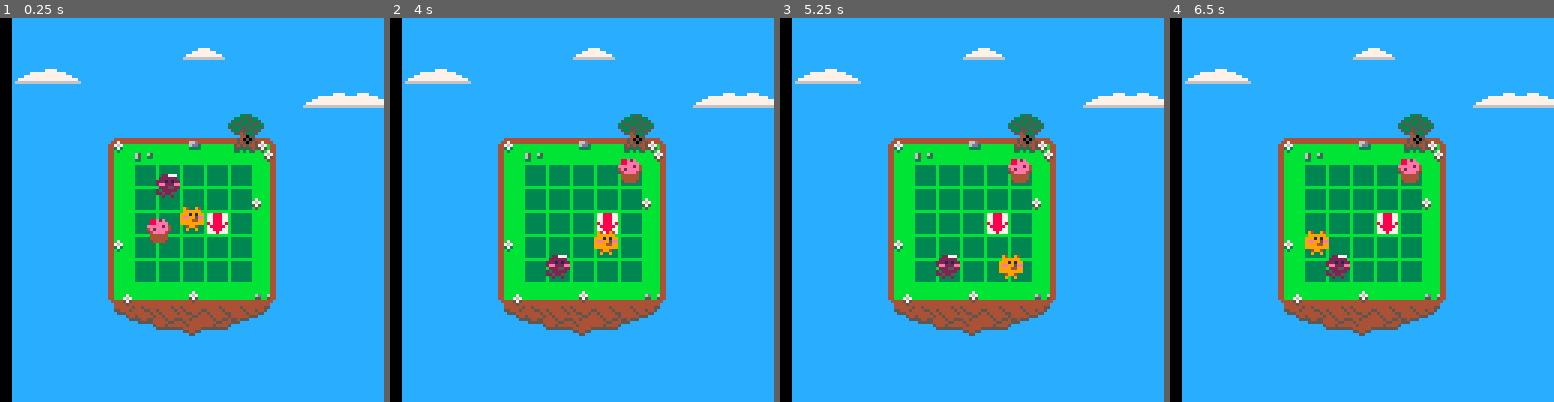
Above: before the commit, frames 1-4 (left to right).
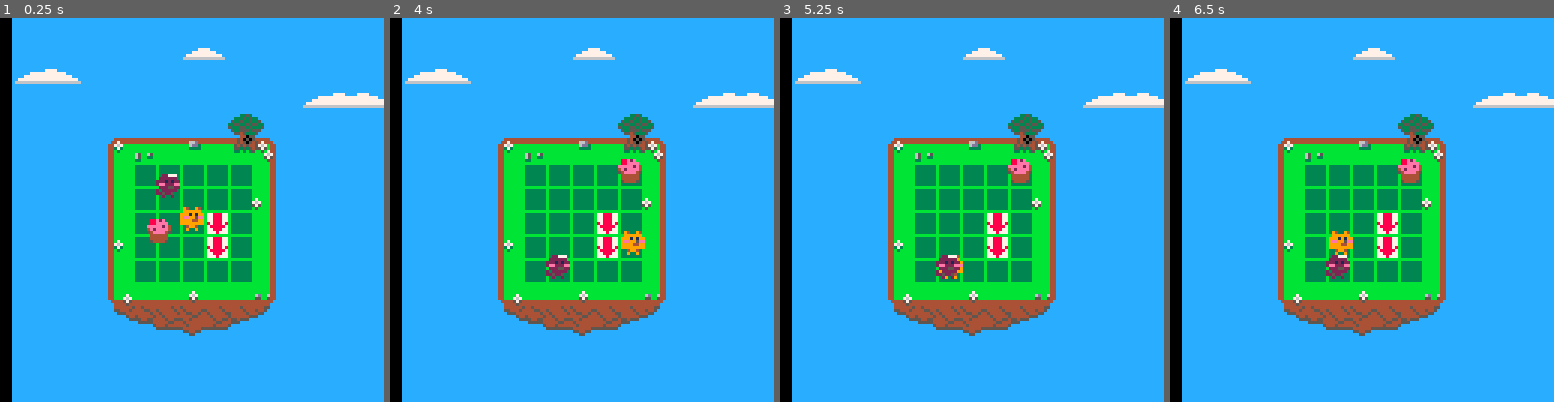
Above: after the commit, the same moments.

Repository: accidentalrebel/pico8-pop-puff
Game: PICO-8 cartridge pop-puff.p8
Two runs of this game, one before a commit and one after it. Both use one fixed random seed, a clock stepped at 60 frames per second and the inputs below.
Inputs:
- Up to frame 1 (0.25 s): no input
- Up to frame 2 (4 s): hold Left 1.97-2.37 s; hold Down 2.42-2.82 s; hold Right 2.87-3.53 s; hold Up from 3.58 s (still down)
- Up to frame 3 (5.25 s): release Up at 4.08 s; hold Right 4.13-4.53 s; hold Down 4.58-5.08 s; hold Left from 5.13 s (still down)
- Up to frame 4 (6.5 s): release Left at 5.8 s; hold Up 5.85-6.18 s; hold Left from 6.23 s (still down)

The runs differ from the first frame. In frame 1, 0.3% of the frame differs, in the area x 53-60%, y 57-63%; in frame 2, 0.7%; in frame 3, 0.6%; in frame 4, 0.9%, in the area x 35-60%, y 55-63%.

Commit message:
Can now set the direction of arrows.

Diff:
--- a/pop-puff.p8
+++ b/pop-puff.p8
@@ -3,6 +3,7 @@
 __lua__
 rectfill(0,0,127,127,5)
 
+-- globals
 tiles = {}
 players = {}
 tweens = {}
@@ -10,8 +11,18 @@
 board_cols = 5
 board_pad_x = 4.5
 board_pad_y = 5
+
+-- enums
 _x=1
 _y=2
+_pop=1
+_puff=2
+_cake=3
+_arrow=4
+_up=1
+_right=2
+_down=3
+_left=4
 
 function make_actor(tag,x,y,x_offset,y_offset,col,row,sprite)
    x = x or 0
@@ -35,6 +46,15 @@
    return a
 end
 
+function make_arrow(pointing,col,row)
+   local a = make_actor(_arrow,0,0,0,0,col,row,19)
+   a.pointing=pointing
+   attach(a,tile_at(col,row))
+
+   add(tiles,a)
+   return a
+end
+
 function detach(a)
    if a.parent == nil then
       return
@@ -68,36 +88,47 @@
       end
    end
 
-   a = make_actor("pop",8,8,0,-1,1,1,1)
+   a = make_actor(_pop,8,8,0,-1,1,1,1)
    add(players,a)
    attach(a,tile_at(3,3))
 
-   a = make_actor("puff",8,8,0,-1,1,1,2)
+   a = make_actor(_puff,8,8,0,-1,1,1,2)
    add(players,a)
    attach(a,tile_at(2,1))
    make_tween(a,_y,(5+board_pad_y)*8,0.02)
 
-   a = make_actor("cake",8,8,0,-1,1,1,3)
+   a = make_actor(_cake,8,8,0,-1,1,1,3)
    attach(a,tile_at(1,4))
    add(tiles,a)
    make_tween(a,_x,(5+board_pad_x)*8,0.02)
    make_tween(a,_y,(1+board_pad_y)*8,0.02)
 
-   a = make_actor("arrow",8,8,0,0,1,1,19)
-   attach(a,tile_at(4,3))
-   add(tiles,a)
+   make_arrow(_down,4,3)
+   make_arrow(_right,4,4)
 end
 
 function on_arrow_stepped(arrow,stepper)
-   printh("stepped on arrow")
-   make_tween(stepper,_y,arrow.y+8,0.1,on_tween_reached)
+   printh("7>>stepped on arrow pointing "..arrow.pointing)
+   local pointing = nil
+   if arrow.pointing == _left or arrow.pointing == _right then
+      pointing = _x
+   elseif arrow.pointing == _up or arrow.pointing == _down then
+      pointing = _y
+   end
+
+   local direction = 1
+   if arrow.pointing == _left or arrow.pointing == _up then
+      direction = -1;
+   end
+
+   make_tween(stepper,pointing,(arrow.y+8)*direction,0.1,on_tween_reached)
 end
 
 function on_tween_reached(tween)
    printh("tween reached!")
    local p = tween.obj
    for i = 1,#p.parent.children,1 do
-      if p.parent.children[i].tag == "arrow" then
+      if p.parent.children[i].tag == _arrow then
 	 on_arrow_stepped(p.parent.children[i],p)
       end
    end
